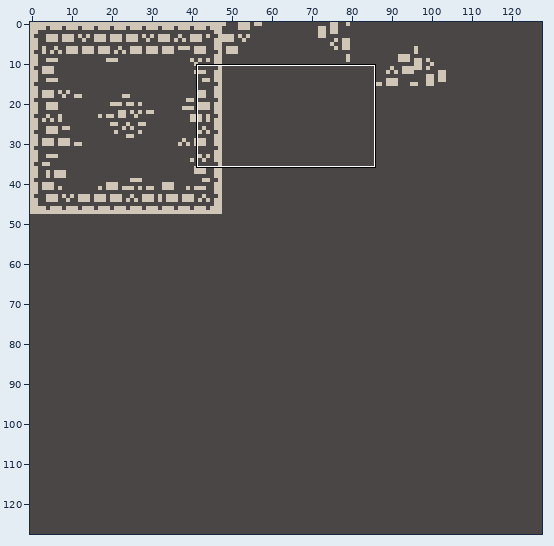
Sprite sheet -- Tilesets/tilemap.png. The picture above shows the old version from afar; the outline marks the close-up.
Close-up. As it was:
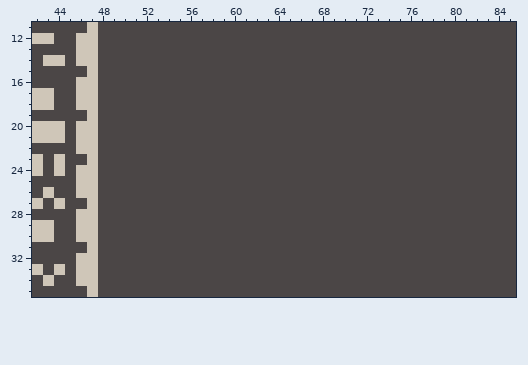
The file is 128x128 pixels. Shown: x 42..85, y 11..35.
New version:
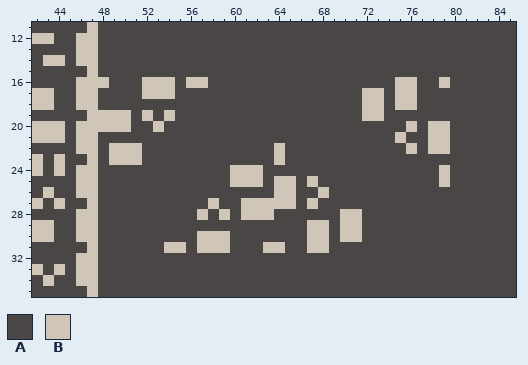
Palette (. is transparent): A #4b4646  B #cfc6b8
Difference:
The edit turns colour A into colour B in row 16 at x 48, 52 to 54, 56 to 57, 75 to 76 and 79; in row 17 at x 52 to 54, 72 to 73 and 75 to 76; in row 18 at x 72 to 73 and 75 to 76; in row 19 at x 48 to 50, 52, 54 and 72 to 73; in row 20 at x 48 to 50, 53, 76 and 78 to 79; in row 21 at x 75 and 78 to 79.
The edit turns colour A into colour B in row 22 at x 49 to 51, 64, 76 and 78 to 79; in row 23 at x 49 to 51 and 64; in row 24 at x 60 to 62 and 79; in row 25 at x 60 to 62, 64 to 65, 67 and 79; in row 26 at x 64 to 65 and 68; in row 27 at x 58, 61 to 65 and 67.
The edit turns colour A into colour B in row 28 at x 57, 59, 61 to 63 and 70 to 71; in row 29 at x 67 to 68 and 70 to 71; in row 30 at x 57 to 59, 67 to 68 and 70 to 71; in row 31 at x 54 to 55, 57 to 59, 63 to 64 and 67 to 68.
